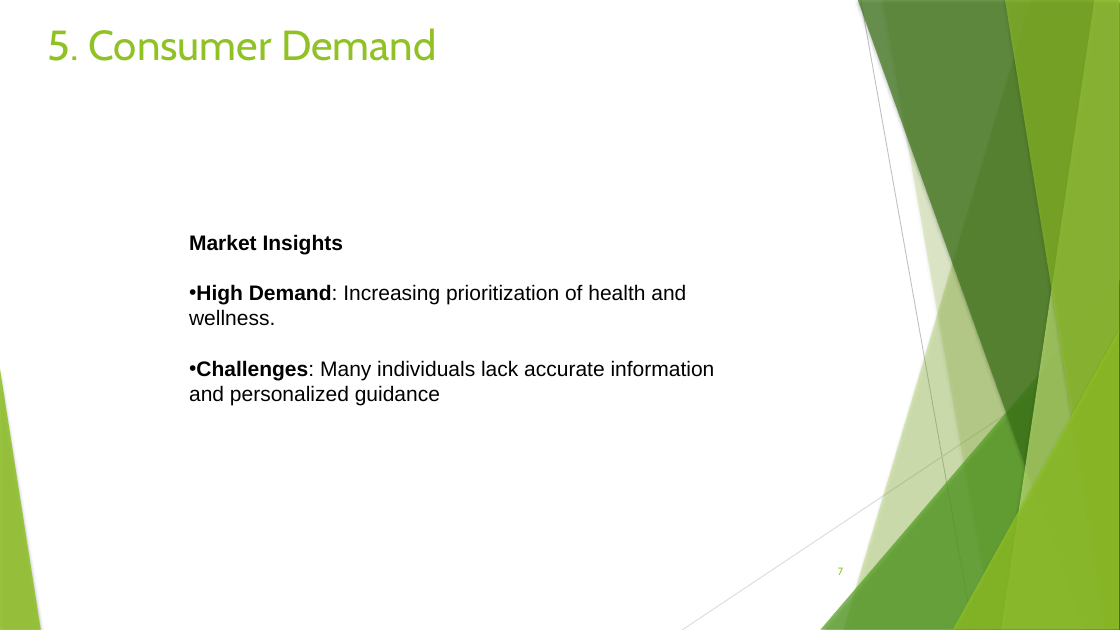
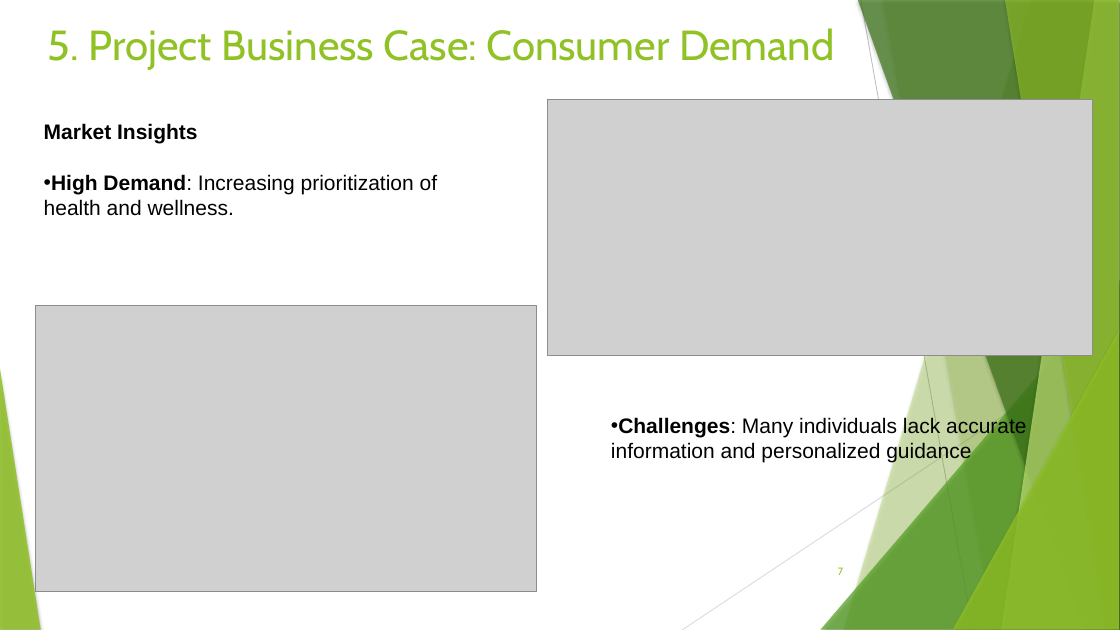
Before and after one commit to rpared/FitForm, a slide deck: slide 7 of docs/FitForm_Presentation_CoverV2.pptx. Drawn at 1120x630 pixels with LibreOffice and Linux fonts; fonts in the diff are those of the drawing; grey boxes stand for pictures. Boxes give left, top, right and bottom in pixels: in the first picture for what was removed or moved away, otherwise in the second. Text is boxed around its words. In the diff, an @@ line names an element or a change of style, - is before the commit and + after.

```diff
--- a/docs/FitForm_Presentation_CoverV2.pptx
+++ b/docs/FitForm_Presentation_CoverV2.pptx
@@ text at (48,28,835,70): text changed @@
-5. Consumer Demand
+5. Project Business Case: Consumer Demand
@@ text "Market Insights": place and size @@
-text "Market Insights" at (189,234,715,406)
+text "Market Insights" at (44,123,437,216)
@@ picture added at (548,99,1093,356) @@
@@ picture added at (35,306,537,592) @@
@@ text at (189,360,715,406): paragraph removed @@
-• Challenges: Many individuals lack accurate information and personalized guidance
@@ text added at (611,417,1026,463), 18 pt, text #000000 @@
+• Challenges: Many individuals lack accurate information and personalized guidance
```
Also in this commit, not shown: 4 other slides changed, 13 other files.
